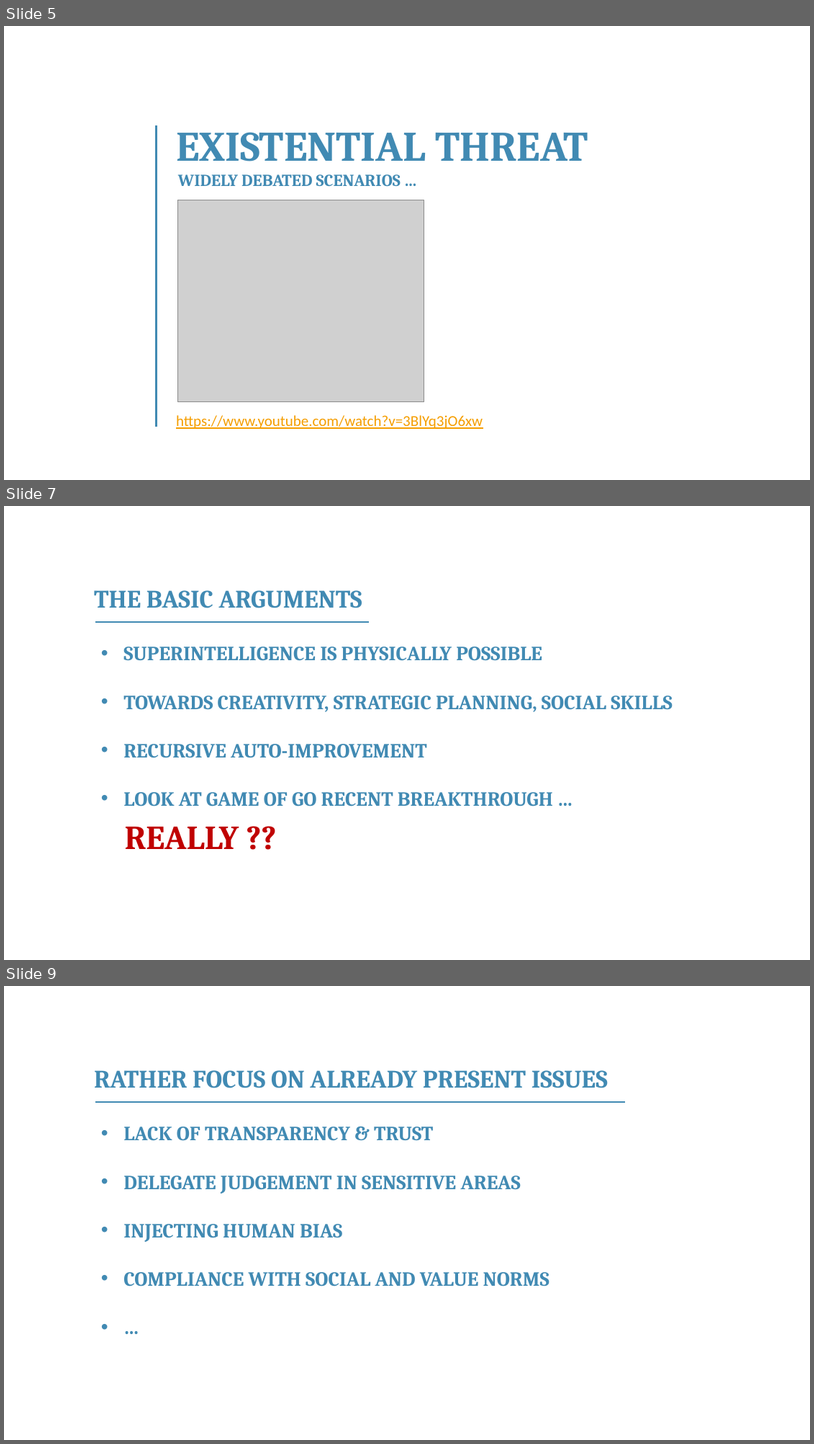
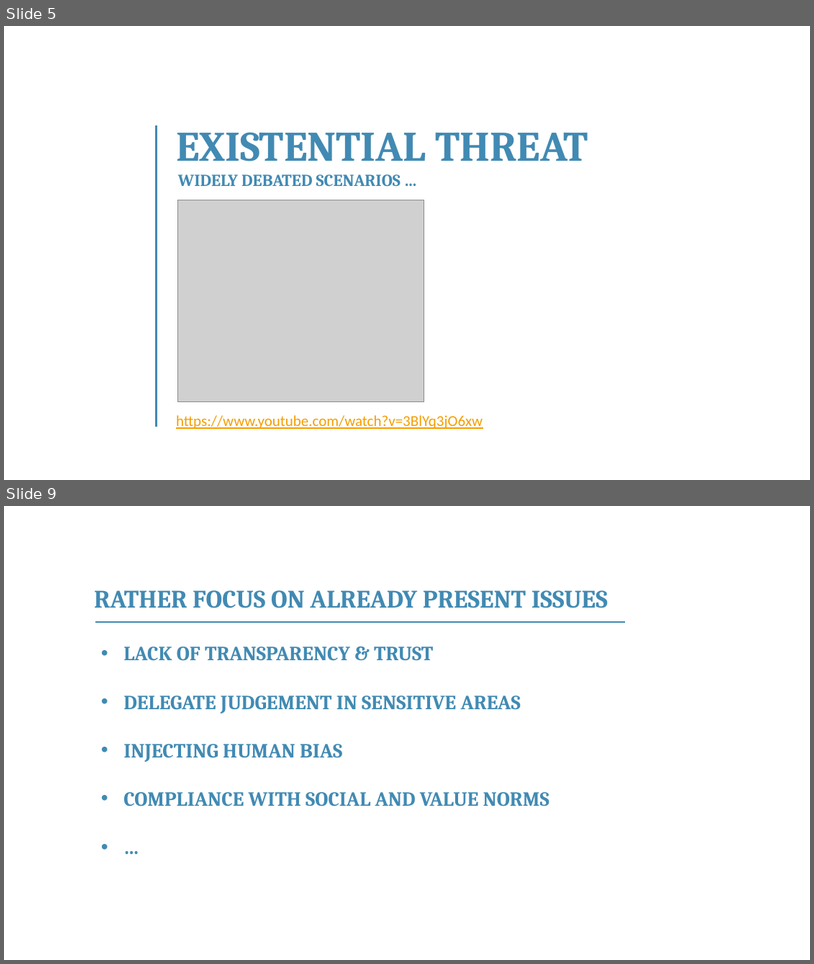
Before and after one commit to franckalbinet/itu-eaco-zanzibar-12-2018, a slide deck: presentations/session-6-ethics-of-ai.pptx. Shown one above the other, each under a label of ours: slides 5, 7 and 9 before the commit, slides 5 and 9 after it; the slides between them are not shown. The pictures are 814x1444 and 814x964 pixels, drawn with LibreOffice and Linux fonts; fonts in the diff are those of the drawing; grey boxes stand for pictures; background and template pictures are left out. Boxes give left, top, right and bottom in pixels: in the first picture for what was removed or moved away, otherwise in the second. Text is boxed around its words. In the diff, an @@ line names an element or a change of style, - is before the commit and + after.

```diff
--- a/presentations/session-6-ethics-of-ai.pptx
+++ b/presentations/session-6-ethics-of-ai.pptx
@@ slide 7 removed at <box>4,506,810,960</box>, background #FFFFFF @@
@@ text removed at <box>94,590,363,608</box> @@
-THE BASIC ARGUMENTS
@@ line removed from (95, 622) to (369, 622) @@
@@ text removed at <box>124,646,673,806</box> @@
-• SUPERINTELLIGENCE IS PHYSICALLY POSSIBLE
-• TOWARDS CREATIVITY, STRATEGIC PLANNING, SOCIAL SKILLS
-• RECURSIVE AUTO-IMPROVEMENT
-• LOOK AT GAME OF GO RECENT BREAKTHROUGH …
@@ text removed at <box>125,826,239,849</box> @@
-REALLY ??
```
Also in this commit, not shown: 3 slides changed, 4 slides added, 3 other files.
